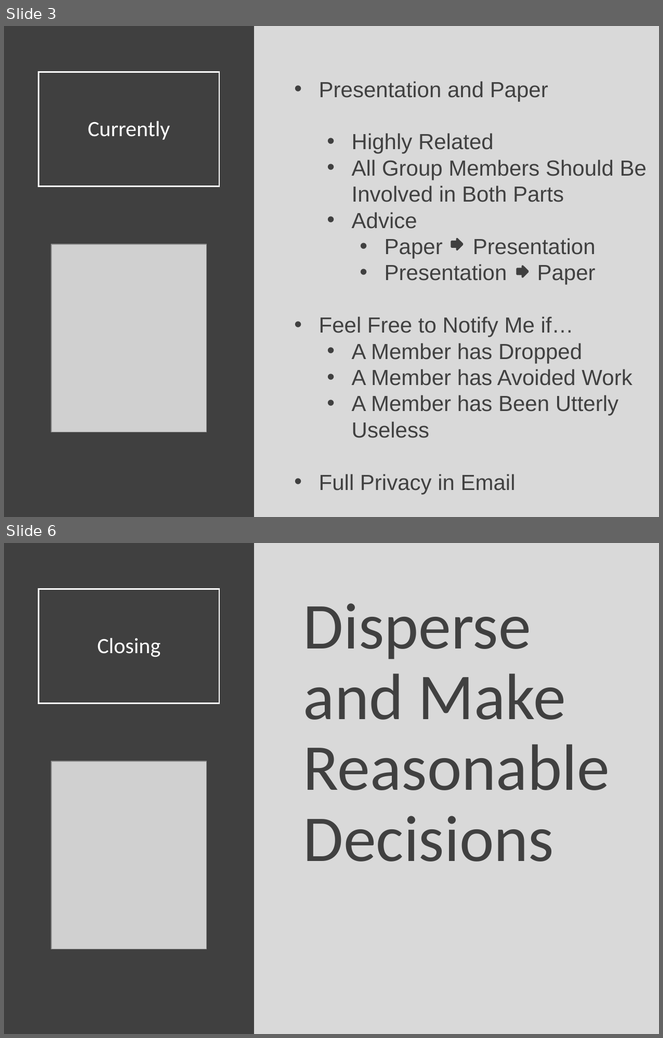
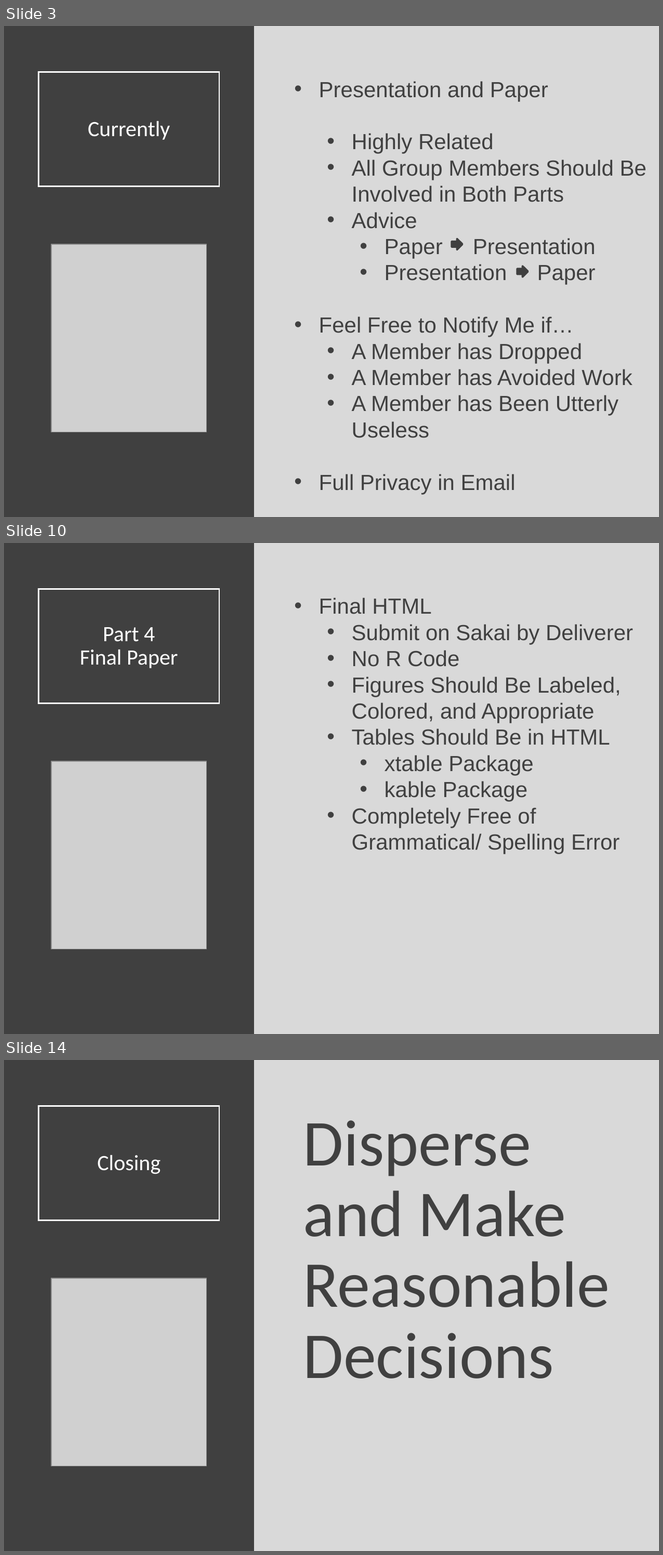
Before and after one commit to Yixf-Self/STOR320_WEBSITE, a slide deck: Lecture/Lecture 26/Lecture 26.pptx. Shown one above the other, each under a label of ours: slides 3 and 6 before the commit, slides 3, 10 and 14 after it; the slides between them are not shown. The pictures are 663x1038 and 663x1555 pixels, drawn with LibreOffice and Linux fonts; fonts in the diff are those of the drawing; grey boxes stand for pictures. Boxes give left, top, right and bottom in pixels: in the first picture for what was removed or moved away, otherwise in the second. Text is boxed around its words. In the diff, an @@ line names an element or a change of style, - is before the commit and + after.

```diff
--- a/Lecture/Lecture 26/Lecture 26.pptx
+++ b/Lecture/Lecture 26/Lecture 26.pptx
@@ slide 10 added at (x1=4, y1=543, x2=659, y2=1034), background #D9D9D9 @@
@@ rectangle added at (x1=4, y1=543, x2=254, y2=1034), fill #404040 @@
@@ title added at (x1=39, y1=589, x2=220, y2=704), outline #FFFFFF 1.5 pt, 24 pt, text #FFFFFF @@
+Part 4
+Final Paper
@@ text added at (x1=319, y1=598, x2=633, y2=854), 24 pt, text #404040 @@
+• Final HTML
+  • Submit on Sakai by Deliverer
+  • No R Code
+  • Figures Should Be Labeled, Colored, and Appropriate
+  • Tables Should Be in HTML
+    • xtable Package
+    • kable Package
+  • Completely Free of Grammatical/ Spelling Error
@@ picture added at (x1=51, y1=761, x2=206, y2=949) @@
@@ what was slide 6 is now slide 14 @@
```
Also in this commit, not shown: 3 slides changed, 7 other slides added, 8 other files.
